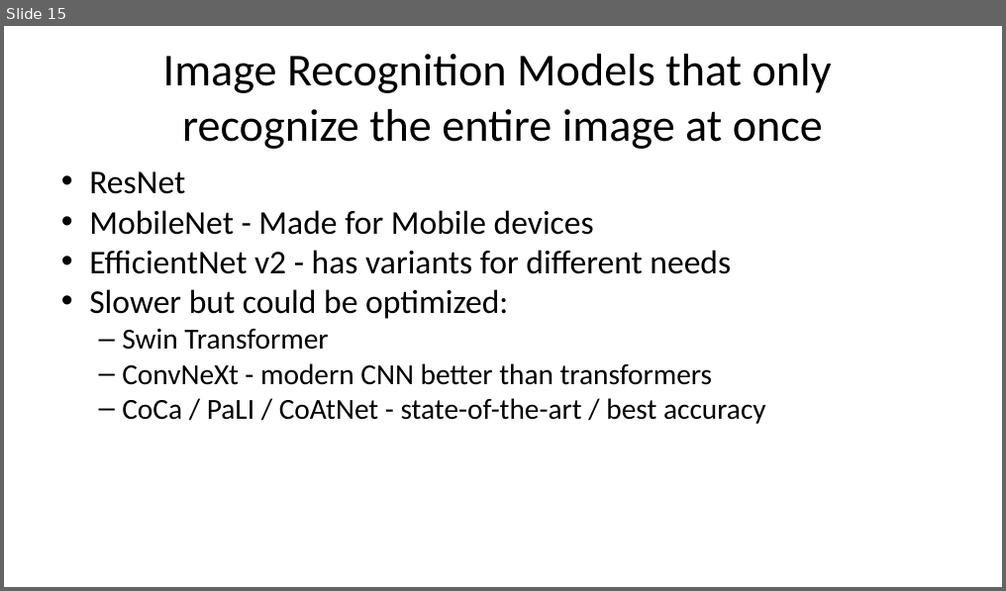
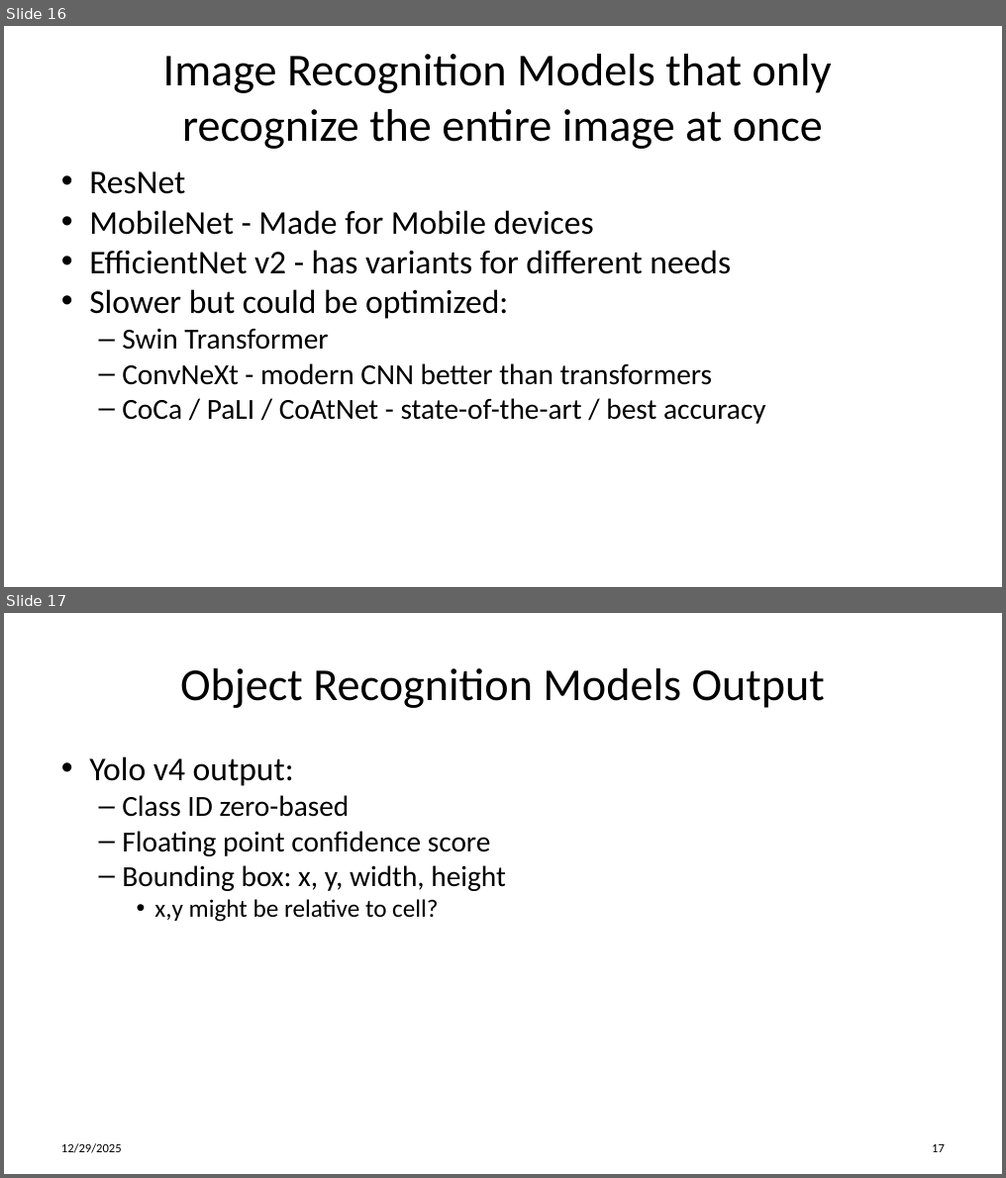
Before and after one commit to gigaprog/p_presentations, a slide deck: AI/AI PyTorch.pptx. Shown one above the other, each under a label of ours: slide 15 before the commit, slides 16 and 17 after it. The pictures are 1006x591 and 1006x1178 pixels, drawn with LibreOffice and Linux fonts; fonts in the diff are those of the drawing. Boxes give left, top, right and bottom in pixels: in the first picture for what was removed or moved away, otherwise in the second. Text is boxed around its words. In the diff, an @@ line names an element or a change of style, - is before the commit and + after.

```diff
--- a/AI/AI PyTorch.pptx
+++ b/AI/AI PyTorch.pptx
@@ slide 17 added at [4, 613, 1002, 1174], background #FFFFFF @@
@@ title added at [180, 668, 825, 708], 44 pt, text #000000 @@
+Object Recognition Models Output
@@ text added at [89, 757, 506, 922], 28 pt, text #000000 @@
+• Yolo v4 output:
+  – Class ID zero-based
+  – Floating point confidence score
+  – Bounding box: x, y, width, height
+    • x,y might be relative to cell?
@@ text added at [61, 1144, 122, 1154], 12 pt, text #000000 @@
+12/29/2025
@@ page number added at [932, 1145, 944, 1153], 12 pt, text #000000 @@
+17
@@ what was slide 15 is now slide 16 @@
```
Also in this commit, not shown: 3 slides changed, 2 other slides added.
